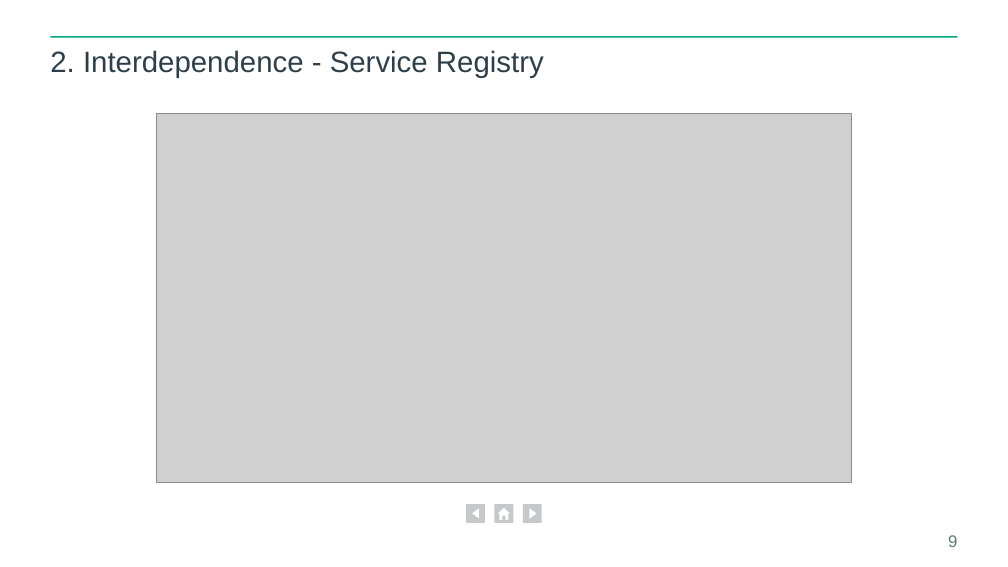
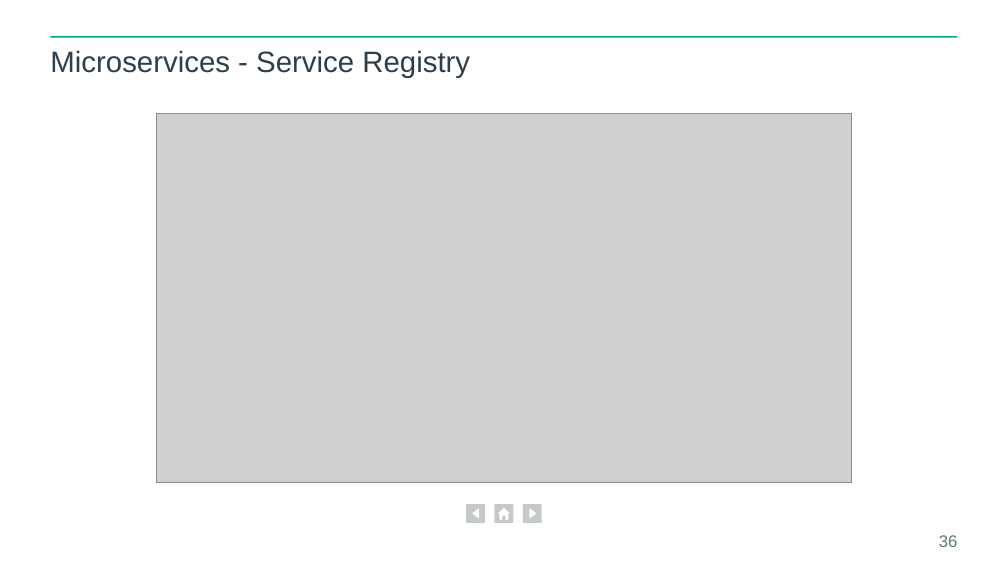
Before and after one commit to eljuanchosf/smit-training, a slide deck: slide 36 of dev/12 factor apps.pptx (slide 9 before the commit). Drawn at 1008x567 pixels with LibreOffice and Linux fonts; fonts in the diff are those of the drawing; grey boxes stand for pictures; background and template pictures are left out. Boxes give left, top, right and bottom in pixels: in the first picture for what was removed or moved away, otherwise in the second. Text is boxed around its words. In the diff, an @@ line names an element or a change of style, - is before the commit and + after.

```diff
--- a/dev/12 factor apps.pptx
+++ b/dev/12 factor apps.pptx
@@ title at <box>50,50,470,78</box>: text changed @@
-2. Interdependence - Service Registry
+Microservices - Service Registry
@@ page number at <box>939,535,958,547</box>: text changed @@
-9
+36
```
Also in this commit, not shown: 1 other slide changed, 3 slides added, 2 slides removed, 5 other files.
